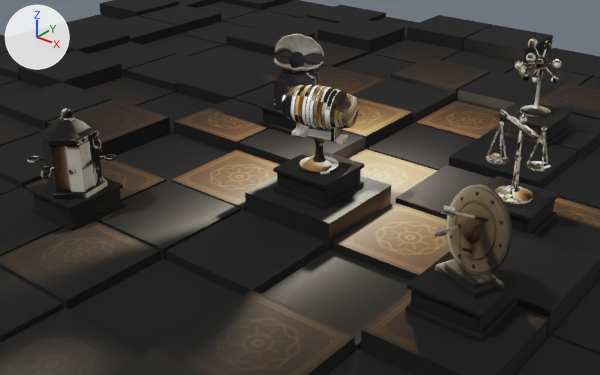
The glTF model assets/hero/pieces.glb, before and after one commit.
Rendered twice from a 50 mm camera at (6.3, -8.3, 5.4) aimed at (-0.34, 0.0, 0.26). Lighting does not change. The marker at upper left points along +X, +Y and +Z. The older version comes first. Where no turn or scale is listed for an object, it has been applied to the vertices. Vertices at exactly the same position are counted once.

Names of what the first picture shows: 'board', 'piece-cyrus', 'piece-falah', 'piece-nids', 'piece-onepharma', 'piece-pearl', 'piece-zagros', 'plinth-cyrus', 'plinth-falah', 'plinth-nids', 'plinth-onepharma', 'plinth-zagros' and 1 more.
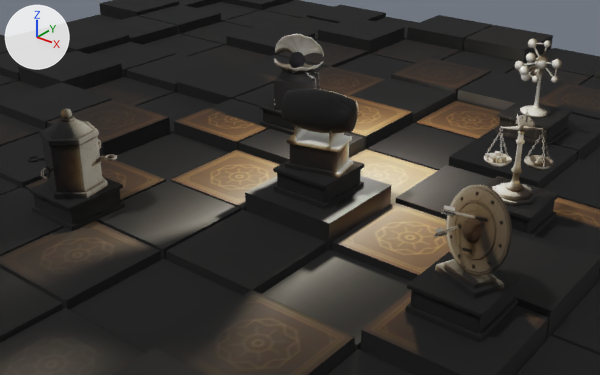
Location of each change, [x1, y1, x2, y2] in pixels of the pictures (600 x 375 px; the box of a moved part takes in the faces that stretch with it):
'piece-cyrus', reshaped, moved, rescaled
    before: [281, 85, 358, 174]
    after: [281, 89, 358, 178]
'piece-falah', reshaped, moved, rescaled
    before: [486, 109, 552, 204]
    after: [484, 109, 554, 206]
part 1 of me_piece_cyrus_001, moved or reshaped
    before: [292, 128, 348, 144]
    after: [285, 159, 353, 178]
part 2 of me_piece_cyrus_001, added
    after: [287, 131, 352, 152]
part 3 of me_piece_cyrus_001, rebuilt
    before: [299, 138, 339, 174]
    after: [290, 143, 349, 172]
part 4 of me_piece_cyrus_001, rebuilt
    before: [296, 122, 309, 136]
    after: [294, 125, 308, 141]
part 5 of me_piece_cyrus_001, rebuilt (23% wider, 27% taller)
    before: [331, 128, 343, 142]
    after: [329, 130, 344, 148]
part 6 of me_piece_cyrus_001, reshaped
    before: [281, 85, 358, 130]
    after: [281, 89, 358, 133]
part 8 of me_piece_onepharma_001, surface changed (lighter)
    both: [515, 40, 562, 118]
part 9 of me_piece_zagros_001, moved or reshaped
    both: [61, 108, 72, 119]
part 10 of me_piece_zagros_001, surface changed
    both: [27, 109, 117, 198]

What the commit changed:
me_piece_cyrus_001 is used by ob_piece_cyrus; location (0.0, 0.0, 1.26); rotation (0.0, 0.0, 0.244), in degrees (0, 0, 14); scale (0.57, 0.57, 0.57).
me_piece_cyrus_001 had 5776 vertices, 11532 faces and spanned x -0.88..0.88, y -0.5..0.5, z -1.0..1.0.
me_piece_cyrus_001 now has 2422 vertices, 4820 faces and spans x -0.92..0.92, y -0.53..0.53, z -1.0..1.0.
me_piece_cyrus_001 part 1: the loose piece of 56 vertices spanning x -0.65..0.65, y -0.17..0.18, z -0.25..-0.16 is scaled about its middle by (1.14, 2.66, 1.26), then moved by (0.0, 0.0, -0.74).
me_piece_cyrus_001 part 2: the loose piece of 56 vertices spanning x -0.65..0.65, y -0.17..0.18, z -0.25..-0.16 is copied, and the copy is scaled about its middle by (1.08, 2.55, 1.04), then moved by (0.0, 0.0, -0.09); it spans x -0.7..0.7, y -0.44..0.44, z -0.34..-0.24.
me_piece_cyrus_001 part 3: the loose piece of 562 vertices spanning x -0.47..0.47, y -0.47..0.47, z -1.0..-0.23 is rebuilt with 56 vertices and now spans x -0.65..0.65, y -0.39..0.39, z -0.89..-0.34.
me_piece_cyrus_001 part 4: the loose piece of 56 vertices spanning x -0.48..-0.39, y -0.26..0.26, z -0.19..0.16 is rebuilt with 154 vertices and now spans x -0.49..-0.44, y -0.45..0.45, z -0.24..0.18.
me_piece_cyrus_001 part 5: the loose piece of 56 vertices spanning x 0.39..0.48, y -0.26..0.26, z -0.19..0.16 is rebuilt with 154 vertices and now spans x 0.44..0.49, y -0.45..0.45, z -0.24..0.18.
me_piece_cyrus_001 part 6: 1 vertex moved within x 0.16, y -0.22, z 0.94; 5044 vertices removed from x -0.88..0.88, y -0.5..0.5, z 0.0..1.0; 1944 vertices added at x -0.92..0.92, y -0.53..0.53, z -0.05..1.0.
me_piece_falah_001 is used by ob_piece_falah; location (2.33, 1.2, 1.08); rotation (0.0, 0.0, -0.314), in degrees (0, 0, -18); scale (0.595, 0.595, 0.595).
me_piece_falah_001 had 3831 vertices, 7568 faces and spanned x -0.85..0.85, y -0.42..0.42, z -1.0..1.0.
me_piece_falah_001 now has 7456 vertices, 14804 faces and spans x -0.88..0.88, y -0.51..0.51, z -1.0..1.0.
me_piece_falah_001 part 7: 31 vertices moved within x -0.84..0.63, y -0.14..0.13, z -0.39..0.82; 3596 vertices removed from x -0.85..0.85, y -0.42..0.42, z -1.0..0.9; 7191 vertices added at x -0.88..0.88, y -0.51..0.51, z -1.0..1.0.
Other edits to the shape of me_piece_falah_001 do not show in these pictures.
me_piece_onepharma_001 has 3178 vertices, 6240 faces and spans x -0.372..0.401, y -0.288..0.274, z -0.607..0.607.
me_piece_onepharma_001 is used by ob_piece_onepharma; location (1.31, 3.96, 1.22).
me_piece_onepharma_001 part 8: 5974 kept faces spanning x -0.372..0.401, y -0.288..0.274, z -0.607..0.607 get new texture (UV) coordinates.
me_piece_zagros_001 has 3972 vertices, 7884 faces and spans x -0.572..0.466, y -0.584..0.584, z -0.565..0.565.
me_piece_zagros_001 is used by ob_piece_zagros; location (-2.5, -2.2, 1.01).
me_piece_zagros_001 part 9: 210 of 3972 vertices moved; they spanned x -0.064..0.07, y -0.07..0.07, z 0.425..0.565 and now span x -0.064..0.07, y -0.07..0.07, z 0.425..0.565; mean shift (0.0, 0.0, 0.0); largest move (0.007, 0.017, 0.563) -> (-0.012, -0.013, 0.427).
me_piece_zagros_001 part 10: 7445 kept faces spanning x -0.572..0.466, y -0.584..0.584, z -0.563..0.565 get new texture (UV) coordinates.
Object 'piece-cyrus' (ob_piece_cyrus) moves from (0.0, 0.0, 1.26) to (0.0, 0.0, 1.23).
Object 'piece-cyrus' (ob_piece_cyrus) is rescaled from (0.57, 0.57, 0.57) to (0.542, 0.542, 0.542).
Object 'piece-falah' (ob_piece_falah) moves from (2.33, 1.2, 1.08) to (2.33, 1.2, 1.09).
Object 'piece-falah' (ob_piece_falah) is rescaled from (0.595, 0.595, 0.595) to (0.605, 0.605, 0.605).
